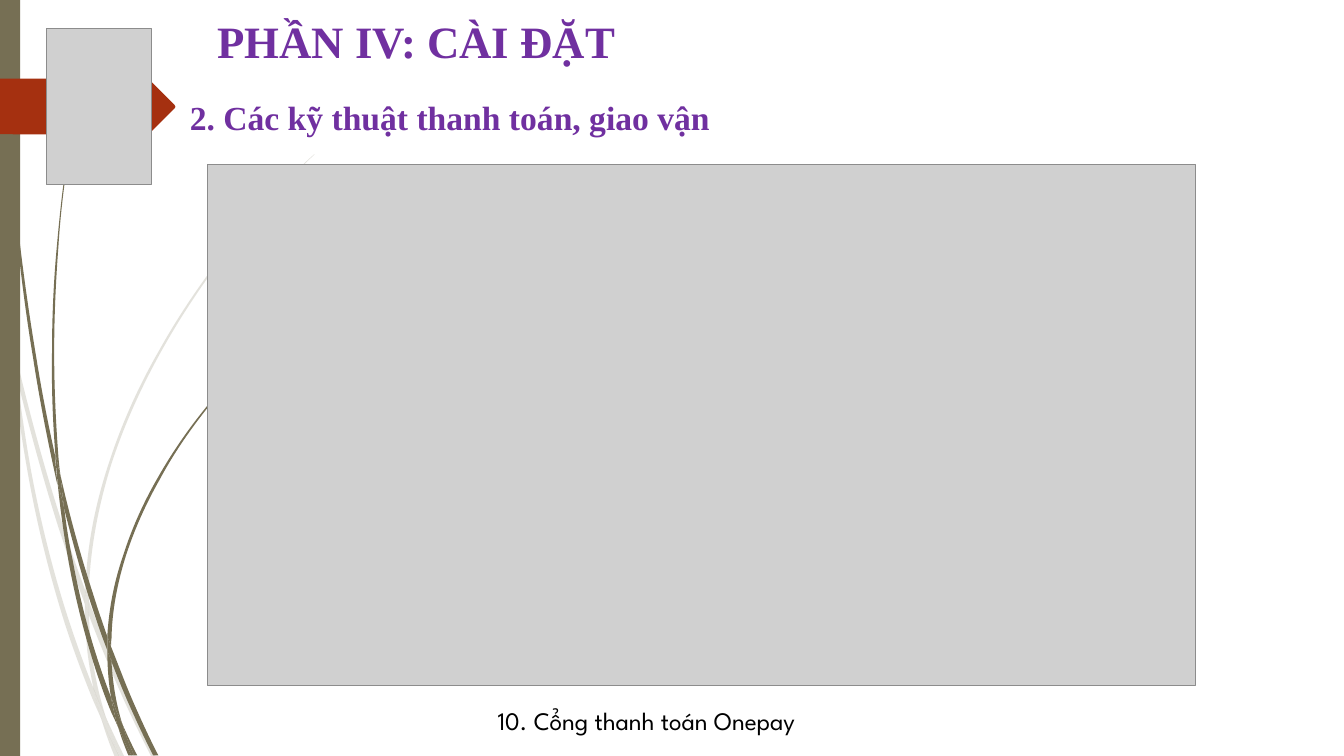
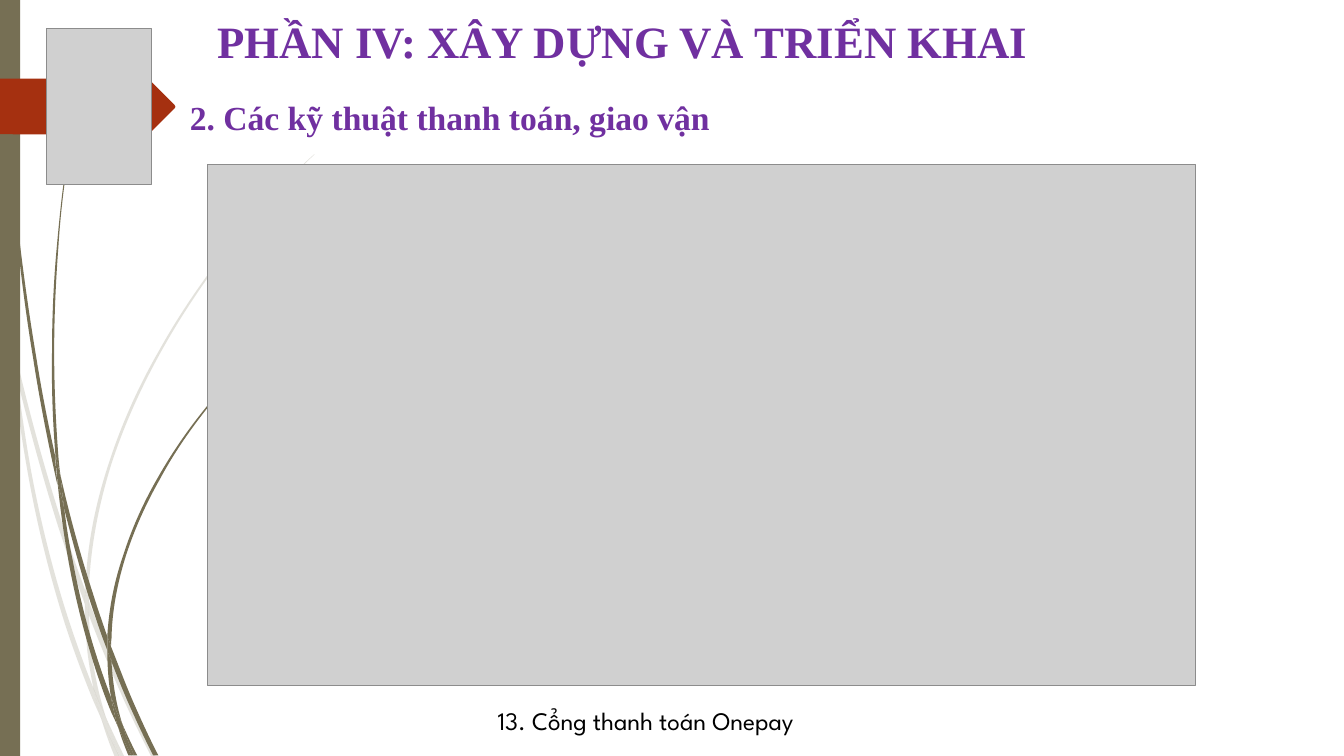
Before and after one commit to thanhgonzalo/datn, a slide deck: slide 14 of Slide.ppt (slide 12 before the commit). Drawn at 1344x756 pixels with LibreOffice and Linux fonts; fonts in the diff are those of the drawing; grey boxes stand for pictures; background and template pictures are left out. Boxes give left, top, right and bottom in pixels: in the first picture for what was removed or moved away, otherwise in the second. Text is boxed around its words. In the diff, an @@ line names an element or a change of style, - is before the commit and + after.

```diff
--- a/Slide.ppt
+++ b/Slide.ppt
@@ text at <box>217,23,1028,67</box>: text changed @@
-PHẦN IV: CÀI ĐẶT
+PHẦN IV: XÂY DỰNG VÀ TRIỂN KHAI
@@ text at <box>498,708,793,736</box>: text changed @@
-10. Cổng thanh toán Onepay
+13. Cổng thanh toán Onepay
```
Also in this commit, not shown: 8 other slides changed, 1 slide added, 1 slide removed.
